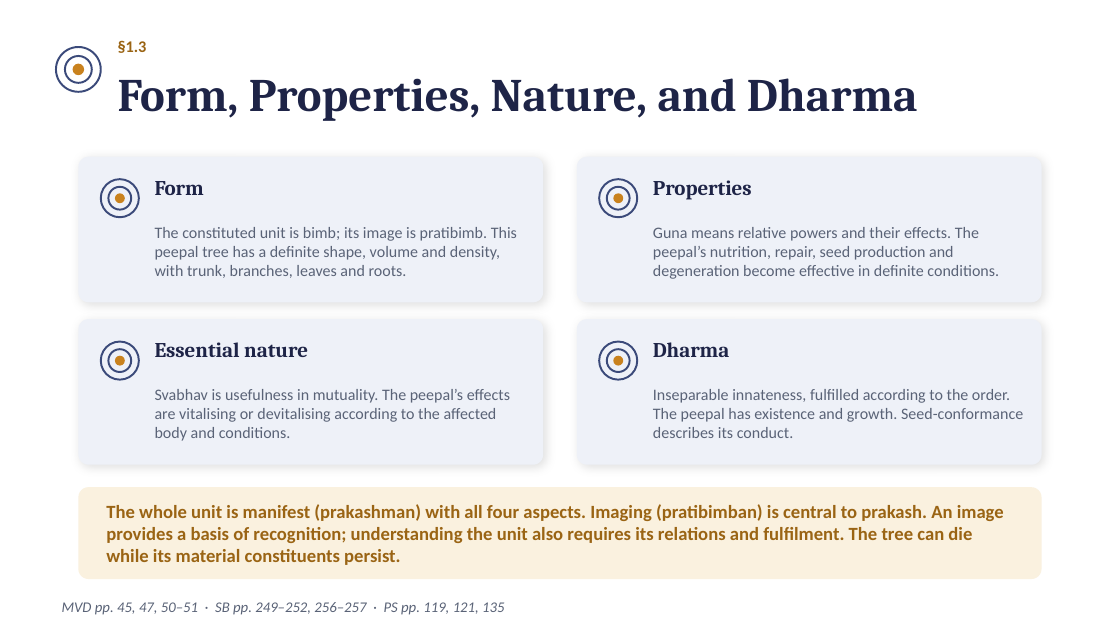
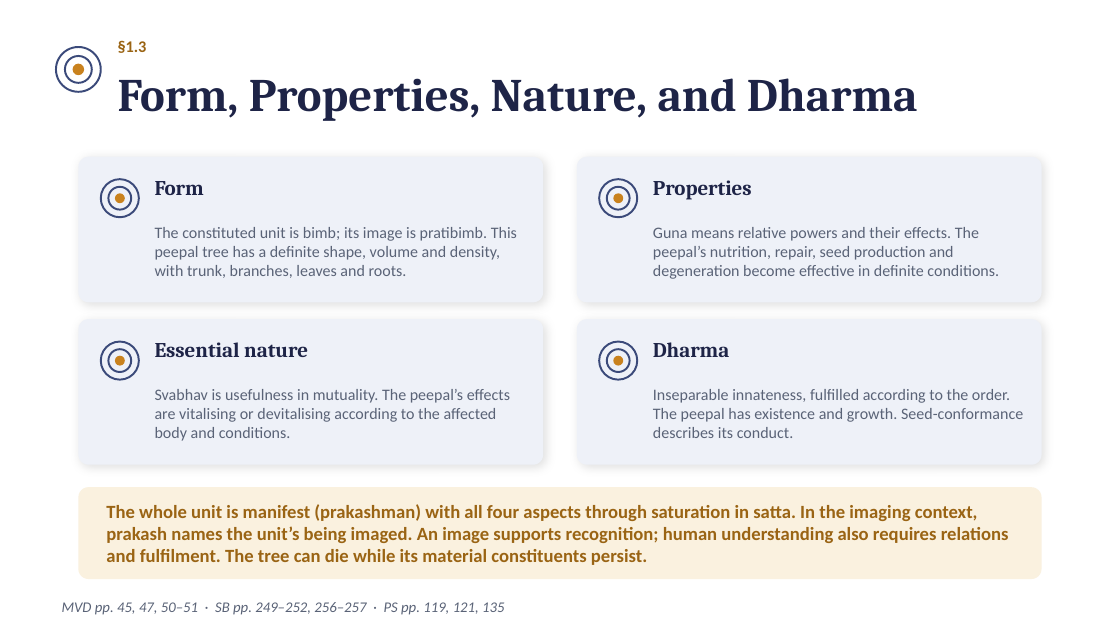
Before and after one commit to raghavamohan/AnalyticMadhyasthDarshan, a slide deck: slide 8 of Studies/The-Ontology-of-Coexistence/The-Ontology-of-Existence-Madhyasth-Darshan.pptx. Drawn at 1120x630 pixels with LibreOffice and Linux fonts; fonts in the diff are those of the drawing. Boxes give left, top, right and bottom in pixels: in the first picture for what was removed or moved away, otherwise in the second. Text is boxed around its words. In the diff, an @@ line names an element or a change of style, - is before the commit and + after.

Commit message:
Clarify light, manifestness and sentient expression in ontology

```diff
--- a/Studies/The-Ontology-of-Coexistence/The-Ontology-of-Existence-Madhyasth-Darshan.pptx
+++ b/Studies/The-Ontology-of-Coexistence/The-Ontology-of-Existence-Madhyasth-Darshan.pptx
@@ text at <box>106,504,1009,565</box>: text changed @@
-The whole unit is manifest (prakashman) with all four aspects. Imaging (pratibimban) is central to prakash. An image provides a basis of recognition; understanding the unit also requires its relations and fulfilment. The tree can die while its material constituents persist.
+The whole unit is manifest (prakashman) with all four aspects through saturation in satta. In the imaging context, prakash names the unit’s being imaged. An image supports recognition; human understanding also requires relations and fulfilment. The tree can die while its material constituents persist.
```
Also in this commit, not shown: 3 other slides changed, 22 other files.
